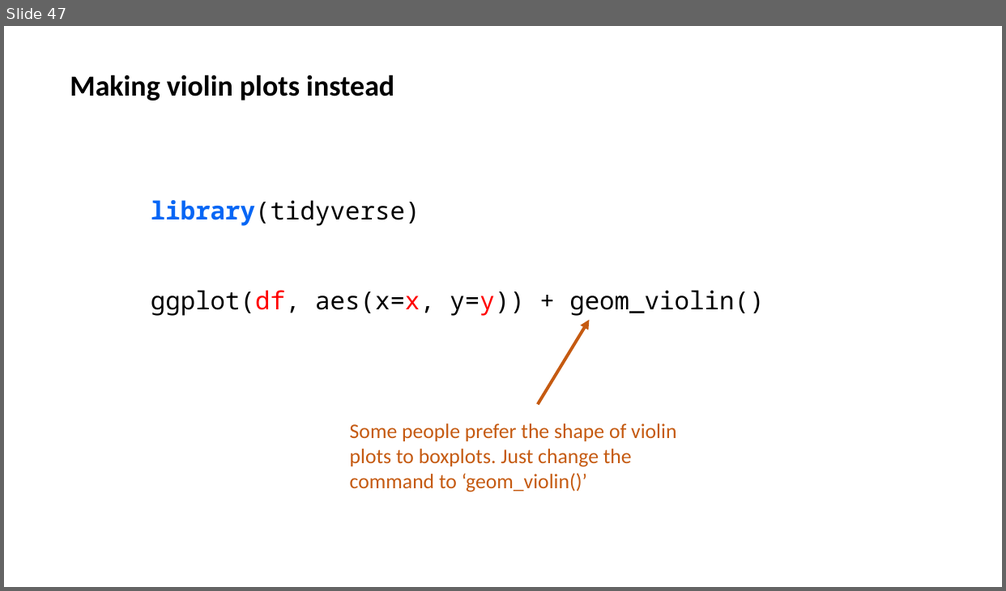
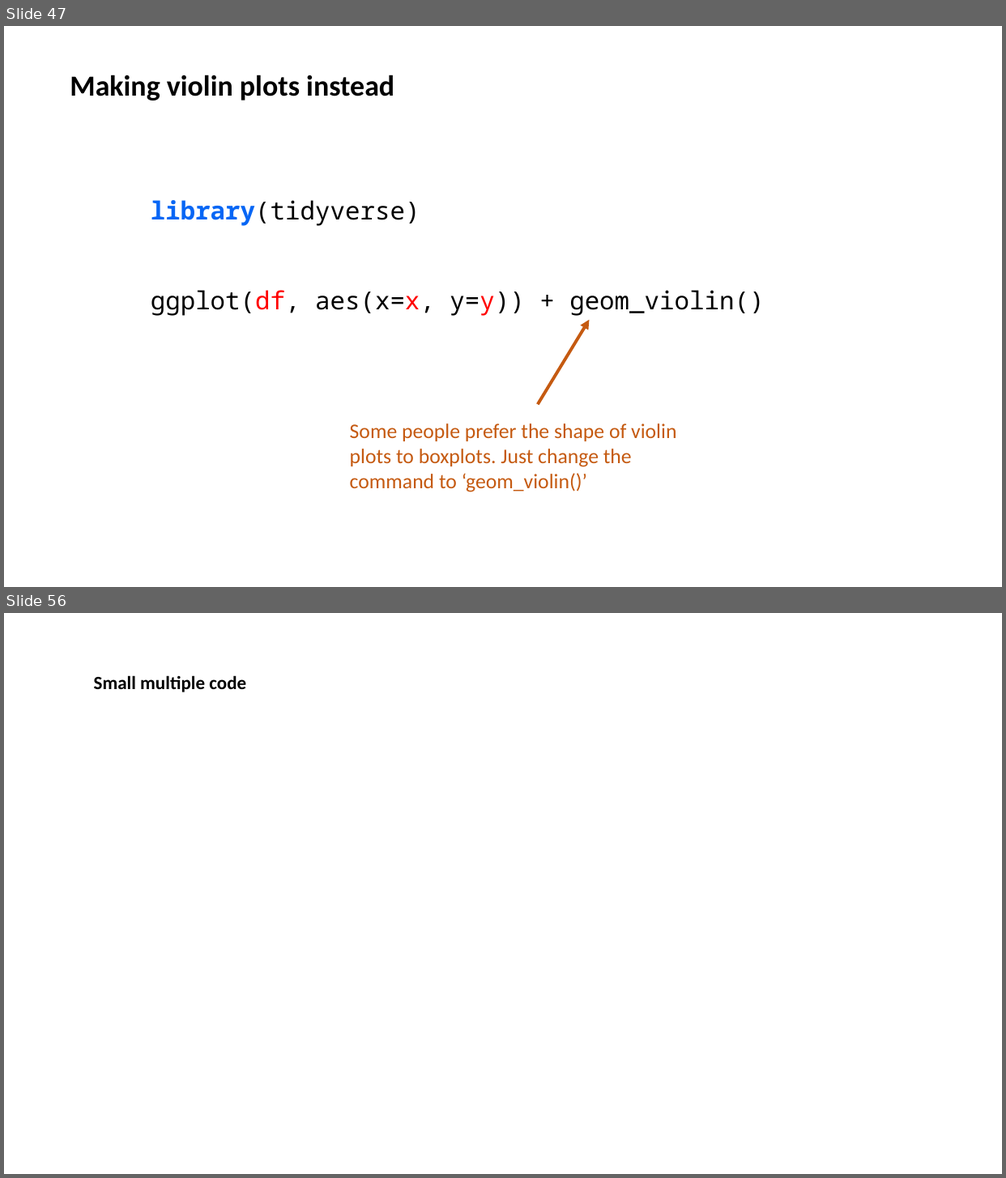
Before and after one commit to jalapic/PSY317L, a slide deck: slides/intro_ggplot2.pptx. Shown one above the other, each under a label of ours: slide 47 before the commit, slides 47 and 56 after it; the slides between them are not shown. The pictures are 1006x591 and 1006x1178 pixels, drawn with LibreOffice and Linux fonts; fonts in the diff are those of the drawing. Boxes give left, top, right and bottom in pixels: in the first picture for what was removed or moved away, otherwise in the second. Text is boxed around its words. In the diff, an @@ line names an element or a change of style, - is before the commit and + after.

```diff
--- a/slides/intro_ggplot2.pptx
+++ b/slides/intro_ggplot2.pptx
@@ slide 56 added at (4, 613, 1002, 1174), background #FFFFFF @@
@@ text added at (94, 675, 246, 692), 18 pt, text #000000, bold @@
+Small multiple code
```
Also in this commit, not shown: 10 other slides added, 2 slides removed, 2 other files.
